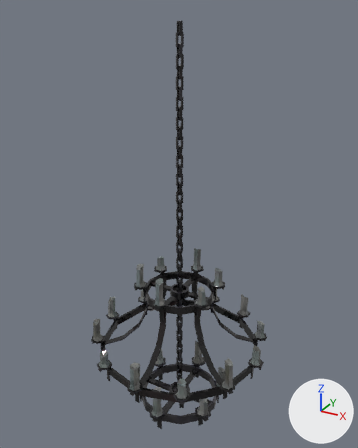
A saved change to the FBX model Project/Assets/_Game/Assets/Environment/Source (don't touch)/Chandelier Big.fbx.
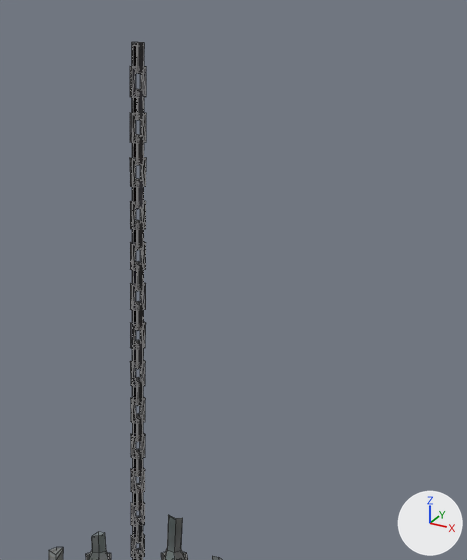
There are two pictures of each version: one whole from a 50 mm lens placed at (-66.74, -47.64, 33.64), pointed at (-76.64, -29.65, 24.64), one close up on the part from 32% to 94% of the width and 0% to 60% of the height. Arrows for +X, +Y and +Z are at lower right; the lights stay in place. The close-ups show mesh edges as thin lines. Where no turn or scale is listed for an object, it has been applied to the vertices.

The older version as bpy lines, for what is in view:
```python
me_mesh_059 = bpy.data.meshes.new('Mesh.059')
me_mesh_059.from_pydata(...)  # 2248 vertices, 2575 faces; spans x -4.3..4.3, y -4.3..4.3, z -0.6..17.9
me_mesh_059.materials.append(mat_master_material)  # picture img_master_texture_jpg
ob_chandelier_big = bpy.data.objects.new('Chandelier_Big', me_mesh_059)
ob_chandelier_big.location = (-76.44, -29.96, 15.22)
```
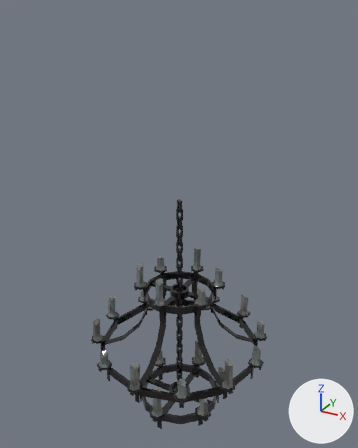
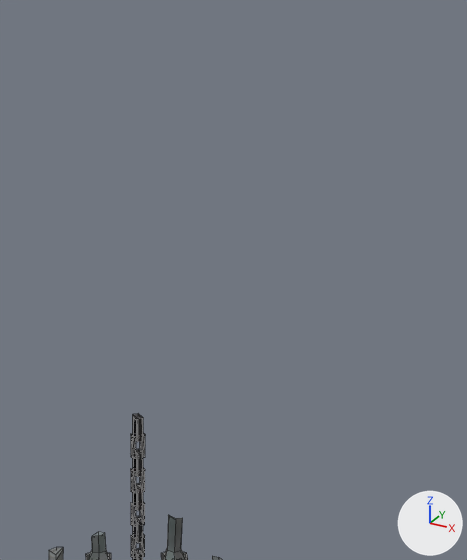
The edits, one by one:
me_mesh_059 is used by ob_chandelier_big; location (-76.44, -29.96, 15.22).
me_mesh_059 had 2248 vertices, 2575 faces and spanned x -4.3..4.3, y -4.3..4.3, z -0.6..17.9.
me_mesh_059 now has 1960 vertices, 2143 faces and spans x -4.3..4.3, y -4.3..4.3, z -0.6..10.7.
me_mesh_059 part 1: 18 loose pieces with 288 vertices, spanning x -0.1..0.2, y -0.2..0.1, z 10.6..17.9, are deleted.

What differs and where, as boxes [x1, y1, x2, y2] in the close-ups (467 x 560 px):
'Chandelier_Big', reshaped
    before: [49, 42, 222, 560]
    after: [49, 414, 222, 560]
part 1 of me_mesh_059, deleted
    before: [130, 42, 146, 423]
